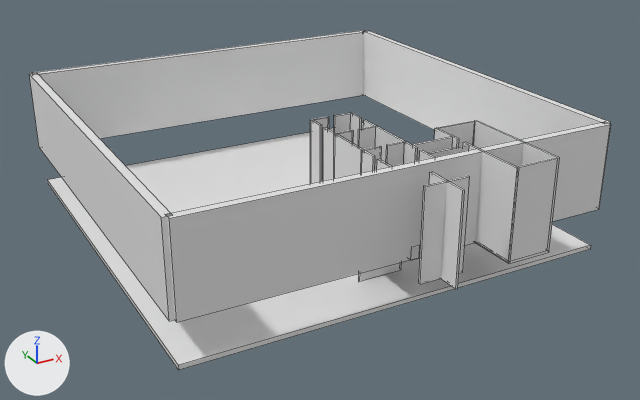
Two versions of the Blender file Resources/Json/Inside.blend, one commit apart.
One viewpoint serves both versions: a camera (50 mm lens) standing at (-92.5, -130.1, 81.8) and looking at (0.5, 39.0, -2.7). Arrows for +X, +Y and +Z are at lower left; the lights stay in place. Mesh edges are drawn as thin lines.

The first picture shows 'Floor', 'Sidewall2', 'Wall', 'Wall.001', 'Wall.002', 'Wall.003', 'xDEFAULT', 'xback.003', 'xback.004', 'xfront.005', 'zDEFAULT', 'zDEFAULT.006'.
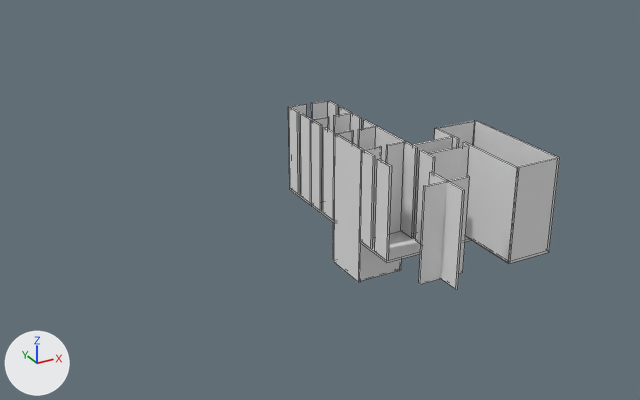
What the commit changed:
Object 'Floor' (ob_floor) is now hidden.
Object 'Wall' (ob_wall) is now hidden.
Object 'Wall.001' (ob_wall_001) is now hidden.
Object 'Wall.002' (ob_wall_002) is now hidden.
Object 'Wall.003' (ob_wall_003) is now hidden.
Object 'xfront.007' (ob_xfront_007) is new; it shows a copy of the mesh of ob_zdefault_006.
Its parent is ob_floor_003.
Its matrix parent inverse is Matrix(((0.19, 0.0, 0.0, 0.0), (0.0, 0.19, 0.0, -1.19), (0.0, 0.0, 4.0, 1.0), (0.0, 0.0, 0.0, 1.0))).
Its location is (5.0, 9.0, 10.0).
Its scale is (0.25, 2.0, 10.0).
Object 'floor.003' (ob_floor_003) is new; it shows a copy of the mesh of ob_zdefault_006.
Its location is (0.0, 38.2, -0.2).
Its scale is (5.25, 5.25, 0.25).
Object 'xback.006' (ob_xback_006) is new; it shows a copy of the mesh of ob_zdefault_006.
Its parent is ob_floor_003.
Its matrix parent inverse is Matrix(((0.19, 0.0, 0.0, 0.0), (0.0, 0.19, 0.0, -1.19), (0.0, 0.0, 4.0, 1.0), (0.0, 0.0, 0.0, 1.0))).
Its location is (5.0, 3.25, 10.0).
Its scale is (0.25, 2.25, 10.0).
Object 'xback.005' (ob_xback_005) is new; it shows a copy of the mesh of ob_zdefault_006.
Its parent is ob_floor_003.
Its matrix parent inverse is Matrix(((0.19, 0.0, 0.0, 0.0), (0.0, 0.19, 0.0, -1.19), (0.0, 0.0, 4.0, 1.0), (0.0, 0.0, 0.0, 1.0))).
Its location is (-5.0, 3.25, 10.0).
Its scale is (0.25, 2.25, 10.0).
Object 'xfront.006' (ob_xfront_006) is new; it shows a copy of the mesh of ob_zdefault_006.
Its parent is ob_floor_003.
Its matrix parent inverse is Matrix(((0.19, 0.0, 0.0, 0.0), (0.0, 0.19, 0.0, -1.19), (0.0, 0.0, 4.0, 1.0), (0.0, 0.0, 0.0, 1.0))).
Its location is (-5.0, 9.0, 10.0).
Its scale is (0.25, 2.0, 10.0).
Object 'zright.004' (ob_zright_004) is new; it shows a copy of the mesh of ob_zdefault_006.
Its parent is ob_floor_003.
Its matrix parent inverse is Matrix(((0.19, 0.0, 0.0, 0.0), (0.0, 0.19, 0.0, -1.19), (0.0, 0.0, 4.0, 1.0), (0.0, 0.0, 0.0, 1.0))).
Its location is (3.0, 11.25, 10.0).
Its scale is (2.25, 0.25, 10.0).
Object 'zleft.002' (ob_zleft_002) is new; it shows a copy of the mesh of ob_zdefault_006.
Its parent is ob_floor_003.
Its matrix parent inverse is Matrix(((0.19, 0.0, 0.0, 0.0), (0.0, 0.19, 0.0, -1.19), (0.0, 0.0, 4.0, 1.0), (0.0, 0.0, 0.0, 1.0))).
Its location is (-3.0, 11.25, 10.0).
Its scale is (2.25, 0.25, 10.0).

Boxes (x1, y1, x2, y2) around the edits, measured in the pictures (640 x 400 px):
'Wall.002', hidden
    before: (165, 122, 611, 322)
'Floor', hidden
    before: (47, 123, 591, 370)
'Wall.003', hidden
    before: (32, 30, 367, 139)
'Wall', hidden
    before: (29, 74, 175, 321)
'Wall.001', hidden
    before: (363, 31, 611, 140)
'xfront.006', added
    after: (289, 107, 300, 194)
'xback.005', added
    after: (301, 114, 311, 203)
'zleft.002', added
    after: (288, 104, 307, 187)
'zright.004', added
    after: (311, 100, 329, 119)
'xfront.007', added
    after: (328, 101, 338, 132)
'floor.003', added
    after: (290, 186, 312, 205)
'xback.006', added
    after: (339, 107, 351, 115)
'Sidewall2', unchanged, uncovered by the edit
    before: (335, 134, 363, 280)
    after: (334, 134, 363, 282)
'xback.002', unchanged, uncovered by the edit
    before: (377, 159, 391, 169)
    after: (375, 159, 392, 260)
'xfront.001', unchanged, uncovered by the edit
    before: (404, 142, 418, 164)
    after: (401, 142, 418, 238)
'xfront.002', unchanged, uncovered by the edit
    before: (362, 150, 375, 173)
    after: (361, 150, 375, 248)
